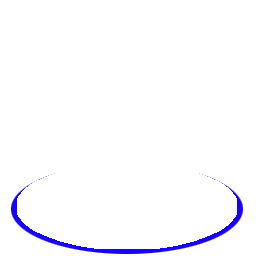
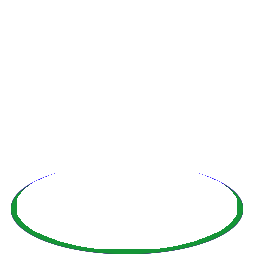
Before/after of a 256×256 layered artwork. What changed in the layer stack:
added layer "circle_earth_" above "circle_fire_" over [11, 173, 243, 254]
added layer "circle_fire_" above "circle_water" over [11, 173, 243, 254]
added layer "circle_water" above "Layer 1" over [11, 173, 243, 254]
